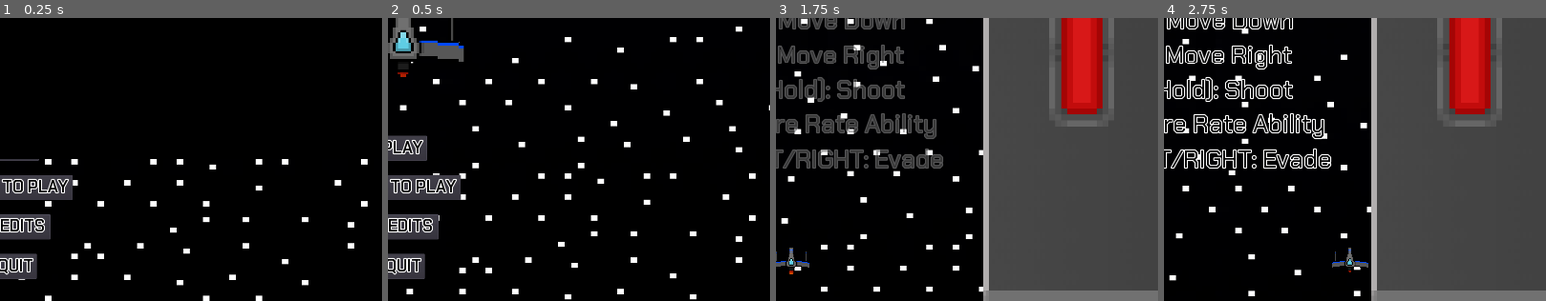
Above: before the commit, frames 1-4 (left to right).
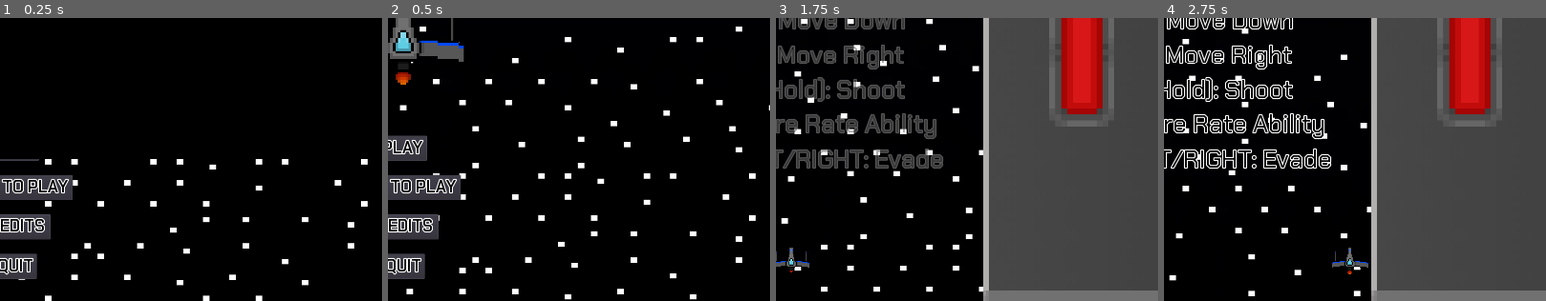
Above: after the commit, the same moments.

Repository: Cecilist/Final-BossFightBulletShooter
Game: Godot game, scene res://Menu/MainMenu.tscn
The game is run twice, just before and just after one commit, with the same random seed, the same clock (stepped at 60 frames per second) and the same inputs.
Inputs:
- Up to frame 1 (0.25 s): no input
- Up to frame 2 (0.5 s): no input
- Up to frame 3 (1.75 s): click "PLAY" at 0.5 s; click "PLAY" at 1.25 s
- Up to frame 4 (2.75 s): tap Enter (play_game) at 2 s; hold D (move_right) from 2.03 s (still down); hold Shift (evade) from 2.03 s (still down)
The pictures show only the part of the screen within x 48-98%, y 50-100%; the shares and areas given below are measured in that part.

Frame 1 is identical in both runs. In frame 2, 0.1% of the frame differs, in the area x 2-6%, y 19-24%; in frame 3, less than 0.1%; in frame 4, less than 0.1%.

Commit message:
Add screen flash when player takes damage

Diff:
--- a/project/Boss/Spinner/CannonSpinner.gd
+++ b/project/Boss/Spinner/CannonSpinner.gd
@@ -48,5 +48,5 @@
 
 func _on_DamageBox_area_entered(area):
 	if area.is_in_group("Player"):
-		area.queue_free()
+		area.remove_bullet()
 		_health -= 10
--- a/project/Level/Level.gd
+++ b/project/Level/Level.gd
@@ -44,6 +44,8 @@
 	if (is_paused == true and is_unpaused == true) and (is_won_game == false and is_game_over == false):
 		_show_unpause_timer()
 
+	if $Player.player_hit == true:
+		$AnimationPlayer.play("WhiteFlash")
 
 	$Overlay/HUD/PlayerHUD/PlayerHealth.scale.x = 2.25 * $Player.player_health_percent
 	if $Player.player_health_percent == 0:
@@ -158,3 +160,8 @@
 
 func _on_BulletDespawnPoint_area_entered(area):
 	area.queue_free()
+
+
+func _on_AnimationPlayer_animation_finished(anim_name):
+	if anim_name == "WhiteFlash":
+		$Player.player_hit = false
--- a/project/Level/Level.tscn
+++ b/project/Level/Level.tscn
@@ -115,6 +115,22 @@
 "values": [ Color( 1, 1, 1, 0 ), Color( 1, 1, 1, 1 ), Color( 1, 1, 1, 1 ), Color( 1, 1, 1, 0 ) ]
 }
 
+[sub_resource type="Animation" id=21]
+resource_name = "WhiteFlash"
+length = 0.4
+tracks/0/type = "value"
+tracks/0/path = NodePath("ColorRect:self_modulate")
+tracks/0/interp = 1
+tracks/0/loop_wrap = true
+tracks/0/imported = false
+tracks/0/enabled = true
+tracks/0/keys = {
+"times": PoolRealArray( 0, 0.2, 0.4 ),
+"transitions": PoolRealArray( 1, 1, 1 ),
+"update": 0,
+"values": [ Color( 1, 1, 1, 0 ), Color( 1, 1, 1, 0.203922 ), Color( 1, 1, 1, 0 ) ]
+}
+
 [sub_resource type="DynamicFont" id=19]
 size = 64
 outline_size = 2
@@ -448,6 +464,7 @@
 
 [node name="AnimationPlayer" type="AnimationPlayer" parent="."]
 anims/ShowKeybinds = SubResource( 18 )
+anims/WhiteFlash = SubResource( 21 )
 
 [node name="Keybinds" type="Control" parent="."]
 self_modulate = Color( 1, 1, 1, 0 )
@@ -494,6 +511,14 @@
 "_edit_use_anchors_": false
 }
 
+[node name="ColorRect" type="ColorRect" parent="."]
+self_modulate = Color( 1, 1, 1, 0 )
+margin_right = 720.0
+margin_bottom = 1080.0
+__meta__ = {
+"_edit_use_anchors_": false
+}
+
 [connection signal="pressed" from="Overlay/PauseMenu/InGameResumeButton" to="." method="_on_InGameResumeButton_pressed"]
 [connection signal="pressed" from="Overlay/PauseMenu/InGameRestartButton" to="." method="_on_InGameRestartButton_pressed"]
 [connection signal="pressed" from="Overlay/PauseMenu/InGameToMenuButton" to="." method="_on_InGameToMenuButton_pressed"]
@@ -503,3 +528,4 @@
 [connection signal="pressed" from="Overlay/EndButtons/QuitButton" to="." method="_on_QuitButton_pressed"]
 [connection signal="timeout" from="Timers/UnpauseTimer" to="." method="_on_UnpauseTimer_timeout"]
 [connection signal="area_entered" from="BulletDespawnPoint" to="." method="_on_BulletDespawnPoint_area_entered"]
+[connection signal="animation_finished" from="AnimationPlayer" to="." method="_on_AnimationPlayer_animation_finished"]
--- a/project/Menu/MainMenu.tscn
+++ b/project/Menu/MainMenu.tscn
@@ -75,7 +75,7 @@
 scale = Vector2( 0.5, 0.5 )
 frames = SubResource( 2 )
 animation = "flying"
-frame = 2
+frame = 3
 playing = true
 
 [node name="TitleShipSprite" type="AnimatedSprite" parent="."]
--- a/project/Player/Player.gd
+++ b/project/Player/Player.gd
@@ -11,6 +11,7 @@
 var fire_rate_cooldown := "10"
 var evade_cooldown := "5"
 var can_player_shoot: bool = true
+var player_hit : bool = false
 
 var _ship_velocity := Vector2(0,0)
 var _remaining_player_health: float = player_health
@@ -130,6 +131,7 @@
 
 func _on_Hitbox_area_entered(area):
 	if _is_player_invulnerable == false:
+		player_hit = true
 		area.remove_bullet()
 		_remaining_player_health -= 10
 		_is_player_invulnerable = true
--- a/project/Player/Player.tscn
+++ b/project/Player/Player.tscn
@@ -94,6 +94,7 @@
 [node name="ExhaustSprite" type="AnimatedSprite" parent="."]
 frames = SubResource( 1 )
 animation = "flying"
+frame = 3
 playing = true
 
 [node name="ShipSprite" type="AnimatedSprite" parent="."]
Not shown: 1 places in project/Level/Level.tscn that only renumber resources
